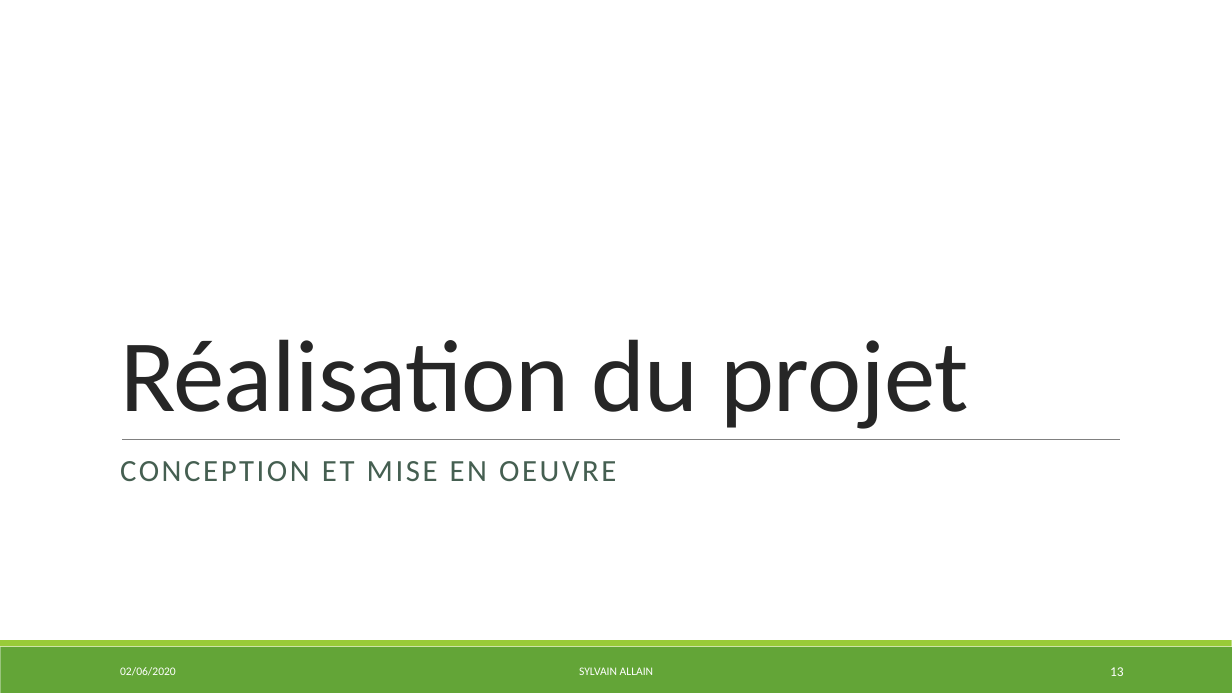
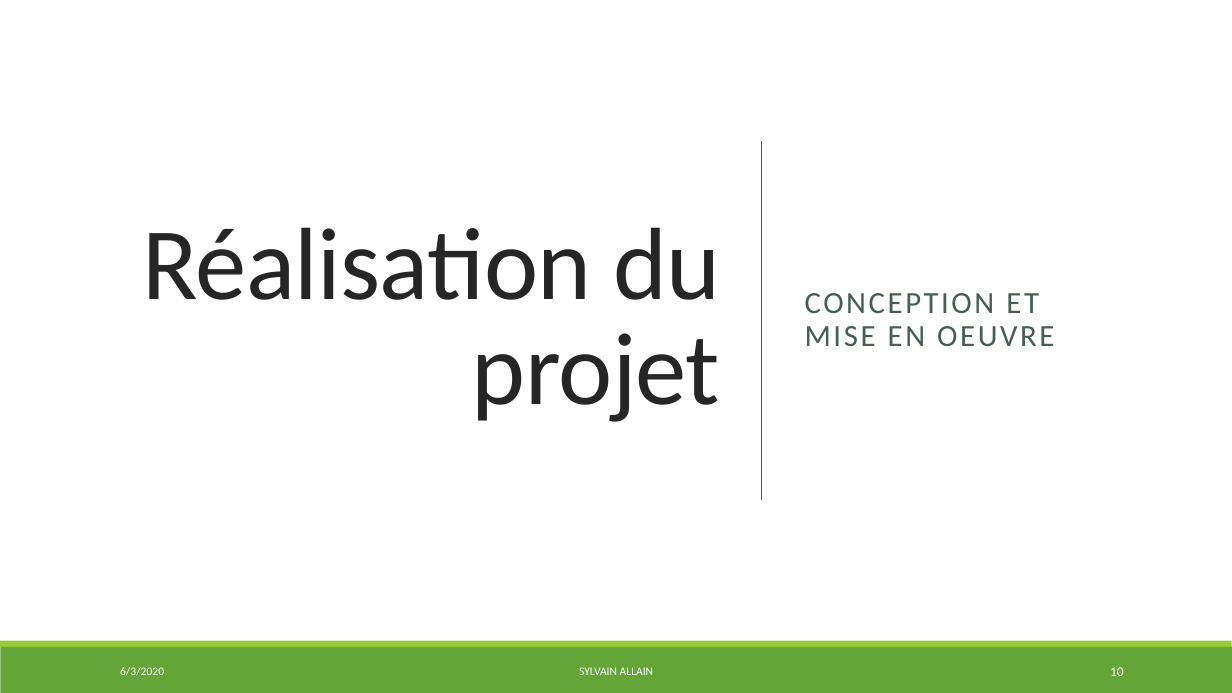
Before and after one commit to S2LF/ProjetPro, a slide deck: slide 10 of ProjetTof’Box.pptx (slide 13 before the commit). Drawn at 1232x693 pixels with LibreOffice and Linux fonts; fonts in the diff are those of the drawing. Boxes give left, top, right and bottom in pixels: in the first picture for what was removed or moved away, otherwise in the second. Text is boxed around its words. In the diff, an @@ line names an element or a change of style, - is before the commit and + after.

```diff
--- a/ProjetTof’Box.pptx
+++ b/ProjetTof’Box.pptx
@@ rectangle added at (0,0,1232,693), fill #FFFFFF @@
@@ title "Réalisation du projet": place and size @@
-title "Réalisation du projet" at (120,339,968,429)
+title "Réalisation du projet" at (142,227,721,422)
@@ title "Réalisation du projet" at (142,227,721,422): alignment left to right; vertical alignment bottom to middle @@
@@ text "CONCEPTION ET MISE EN OEUVRE": place and size @@
-text "CONCEPTION ET MISE EN OEUVRE" at (120,461,616,481)
+text "CONCEPTION ET MISE EN OEUVRE" at (805,293,1054,346)
@@ text "CONCEPTION ET MISE EN OEUVRE" at (805,293,1054,346): vertical alignment top to middle @@
@@ line added from (762, 140) to (762, 500), #455F51 1 pt @@
@@ line removed from (122, 439) to (1120, 439) @@
@@ rectangle removed at (0,647,1232,693) @@
@@ rectangle removed at (0,640,1232,647) @@
@@ rectangle added at (0,640,1232,647), fill #99CB38 @@
@@ rectangle added at (0,647,1232,693), fill #63A537 @@
@@ text at (120,667,164,676): text changed @@
-02/06/2020
+6/3/2020
@@ page number at (1110,667,1124,676): text changed @@
-13
+10
```
Also in this commit, not shown: 15 other slides changed, 14 slides added, 1 other file.
